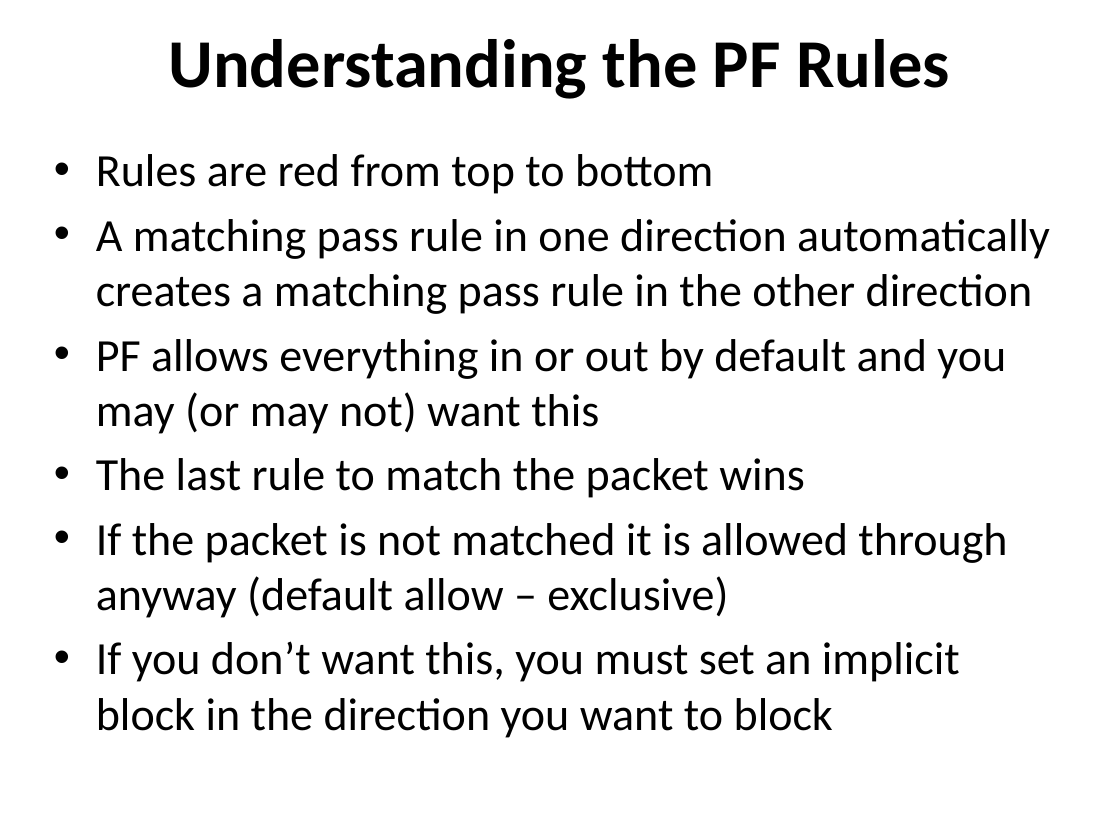
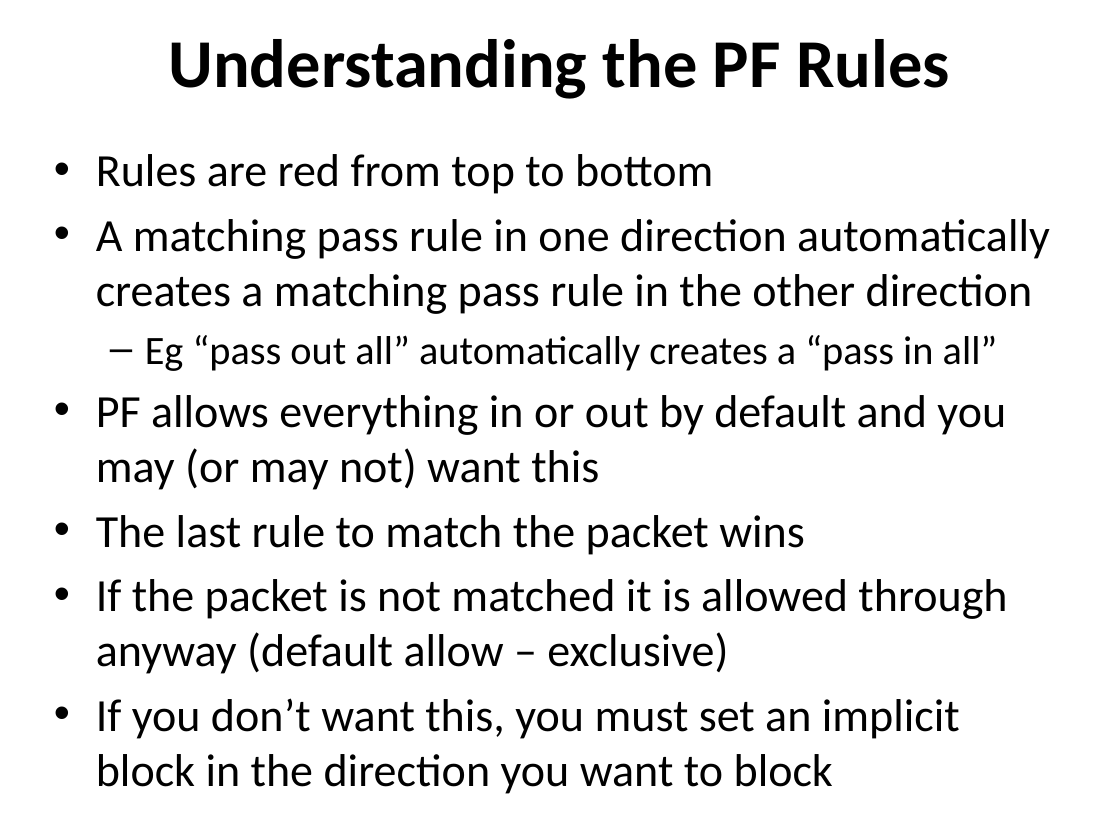
Before and after one commit to afnog/sse, a slide deck: slide 19 of firewalls/Firewalling in FreeBSD-v1.pptx. Drawn at 1120x840 pixels with LibreOffice and Linux fonts; fonts in the diff are those of the drawing. Boxes give left, top, right and bottom in pixels: in the first picture for what was removed or moved away, otherwise in the second. Text is boxed around its words. In the diff, an @@ line names an element or a change of style, - is before the commit and + after.

Commit message:
/ ‘firewalls/Firewalling in FreeBSD-v1.pptx’

```diff
--- a/firewalls/Firewalling in FreeBSD-v1.pptx
+++ b/firewalls/Firewalling in FreeBSD-v1.pptx
@@ text at (145, 335, 998, 371): paragraph added @@
+  – Eg “pass out all” automatically creates a “pass in all”
```
